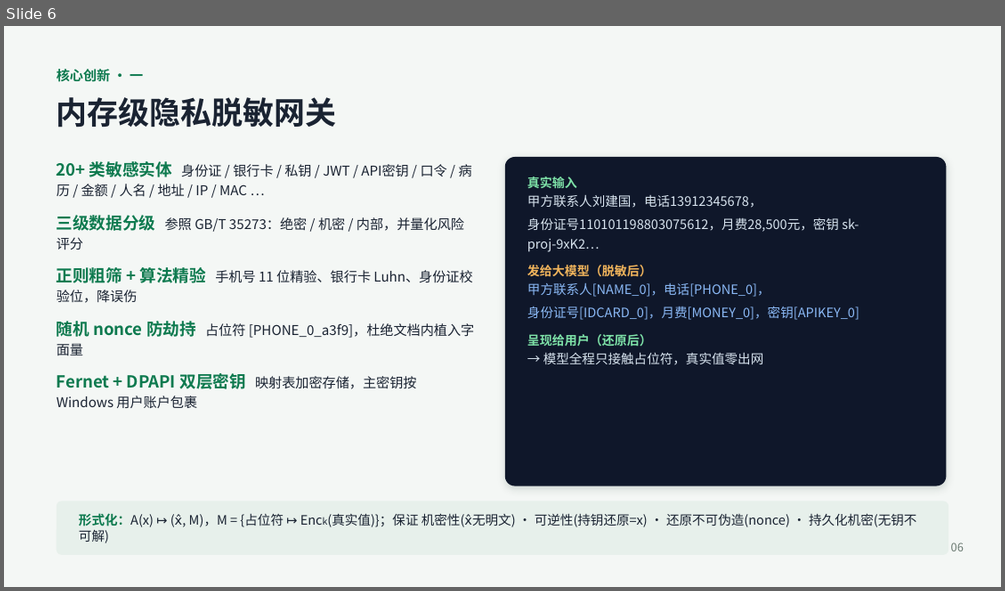
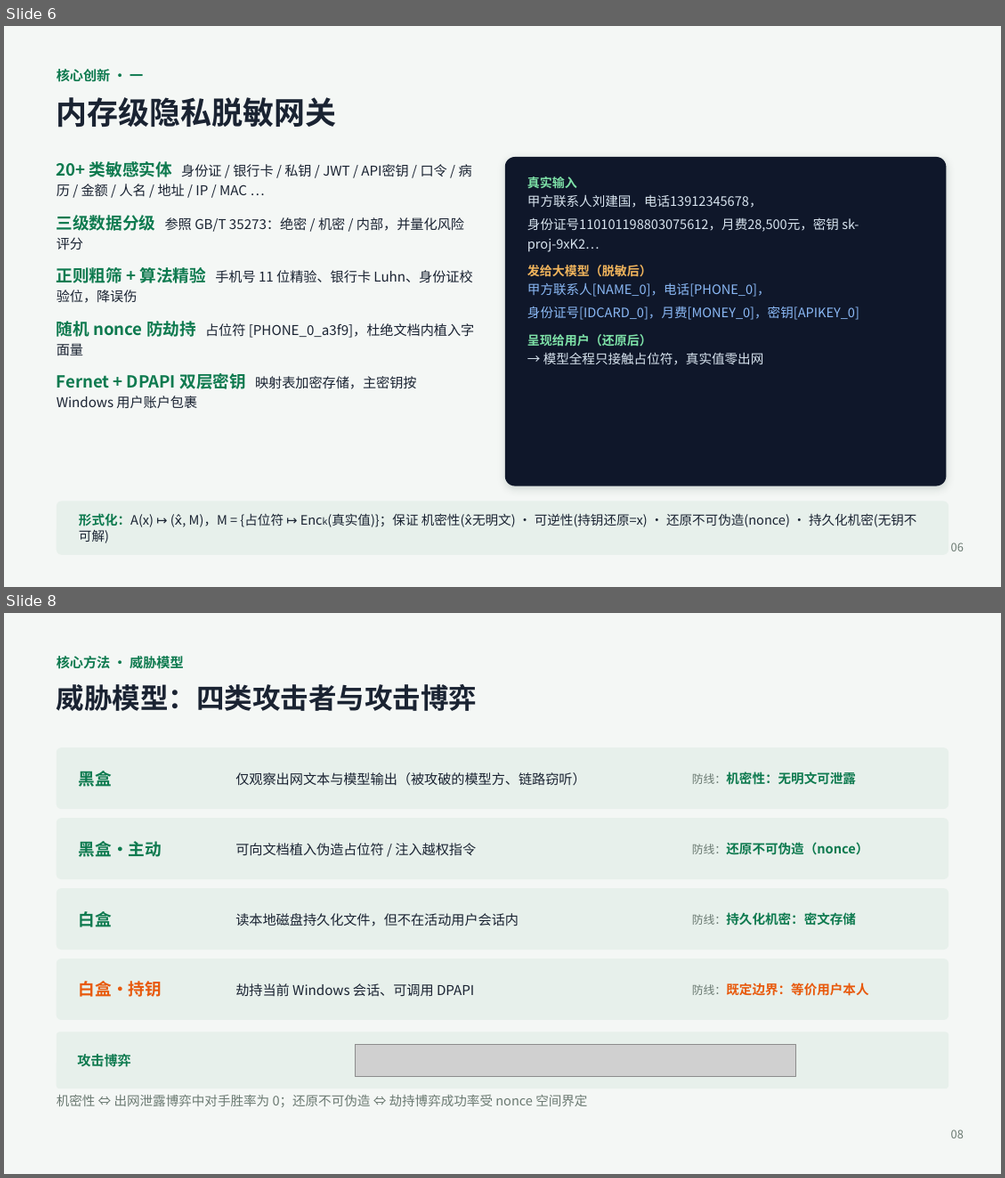
Before and after one commit to Andysun06/yindun-agent, a slide deck: 隐盾安全智能体_项目汇报.pptx. Shown one above the other, each under a label of ours: slide 6 before the commit, slides 6 and 8 after it; the slides between them are not shown. The pictures are 1005x591 and 1005x1178 pixels, drawn with LibreOffice and Linux fonts; fonts in the diff are those of the drawing; grey boxes stand for pictures. Boxes give left, top, right and bottom in pixels: in the first picture for what was removed or moved away, otherwise in the second. Text is boxed around its words. In the diff, an @@ line names an element or a change of style, - is before the commit and + after.

Commit message:
PPT对齐技术报告：新增形式化定义页(mathtext公式图)+威胁模型与攻击博弈页；安全对抗页换核心问题表并关联git提交；18页

```diff
--- a/隐盾安全智能体_项目汇报.pptx
+++ b/隐盾安全智能体_项目汇报.pptx
@@ slide 8 added at bbox=[4, 613, 1001, 1174], background #FFFFFF @@
@@ rectangle added at bbox=[4, 613, 1001, 1174], fill #F4F7F5 @@
@@ text added at bbox=[57, 654, 184, 672], 13 pt, text #0E7A4F, bold @@
+核心方法 · 威胁模型
@@ text added at bbox=[57, 684, 477, 711], 27 pt, text #1A2332, bold @@
+威胁模型：四类攻击者与攻击博弈
@@ rounded rectangle added at bbox=[57, 747, 948, 809], fill #E7F0EB @@
@@ text added at bbox=[79, 771, 112, 787], 16 pt, text #0E7A4F, bold @@
+黑盒
@@ text added at bbox=[235, 772, 585, 786], 13 pt, text #1A2332 @@
+仅观察出网文本与模型输出（被攻破的模型方、链路窃听）
@@ text added at bbox=[692, 771, 856, 785], 12.5 pt, text #0E7A4F, bold @@
+防线：机密性：无明文可泄露
@@ rounded rectangle added at bbox=[57, 818, 948, 879], fill #E7F0EB @@
@@ text added at bbox=[79, 841, 162, 857], 16 pt, text #0E7A4F, bold @@
+黑盒·主动
@@ text added at bbox=[235, 843, 476, 856], 13 pt, text #1A2332 @@
+可向文档植入伪造占位符 / 注入越权指令
@@ text added at bbox=[692, 842, 868, 855], 12.5 pt, text #0E7A4F, bold @@
+防线：还原不可伪造（nonce）
@@ rounded rectangle added at bbox=[57, 888, 948, 949], fill #E7F0EB @@
@@ text added at bbox=[79, 911, 112, 927], 16 pt, text #0E7A4F, bold @@
+白盒
@@ text added at bbox=[235, 913, 518, 926], 13 pt, text #1A2332 @@
+读本地磁盘持久化文件，但不在活动用户会话内
@@ text added at bbox=[692, 912, 856, 925], 12.5 pt, text #0E7A4F, bold @@
+防线：持久化机密：密文存储
@@ rounded rectangle added at bbox=[57, 958, 948, 1020], fill #E7F0EB @@
@@ text added at bbox=[79, 981, 162, 997], 16 pt, text #E8590C, bold @@
+白盒·持钥
@@ text added at bbox=[235, 983, 474, 996], 13 pt, text #1A2332 @@
+劫持当前 Windows 会话、可调用 DPAPI
@@ text added at bbox=[692, 982, 868, 996], 12.5 pt, text #E8590C, bold @@
+防线：既定边界：等价用户本人
@@ rounded rectangle added at bbox=[57, 1032, 948, 1088], fill #E7F0EB @@
@@ text added at bbox=[77, 1054, 131, 1067], 13 pt, text #0E7A4F, bold @@
+攻击博弈
@@ picture added at bbox=[355, 1045, 795, 1076] @@
@@ text added at bbox=[57, 1094, 587, 1107], 12.5 pt, text #6B7A72 @@
+机密性 ⇔ 出网泄露博弈中对手胜率为 0；还原不可伪造 ⇔ 劫持博弈成功率受 nonce 空间界定
@@ text added at bbox=[951, 1129, 963, 1138], 11 pt, text #6B7A72 @@
+08
```
Also in this commit, not shown: 9 slides changed, 1 other slide added, 5 other files.
